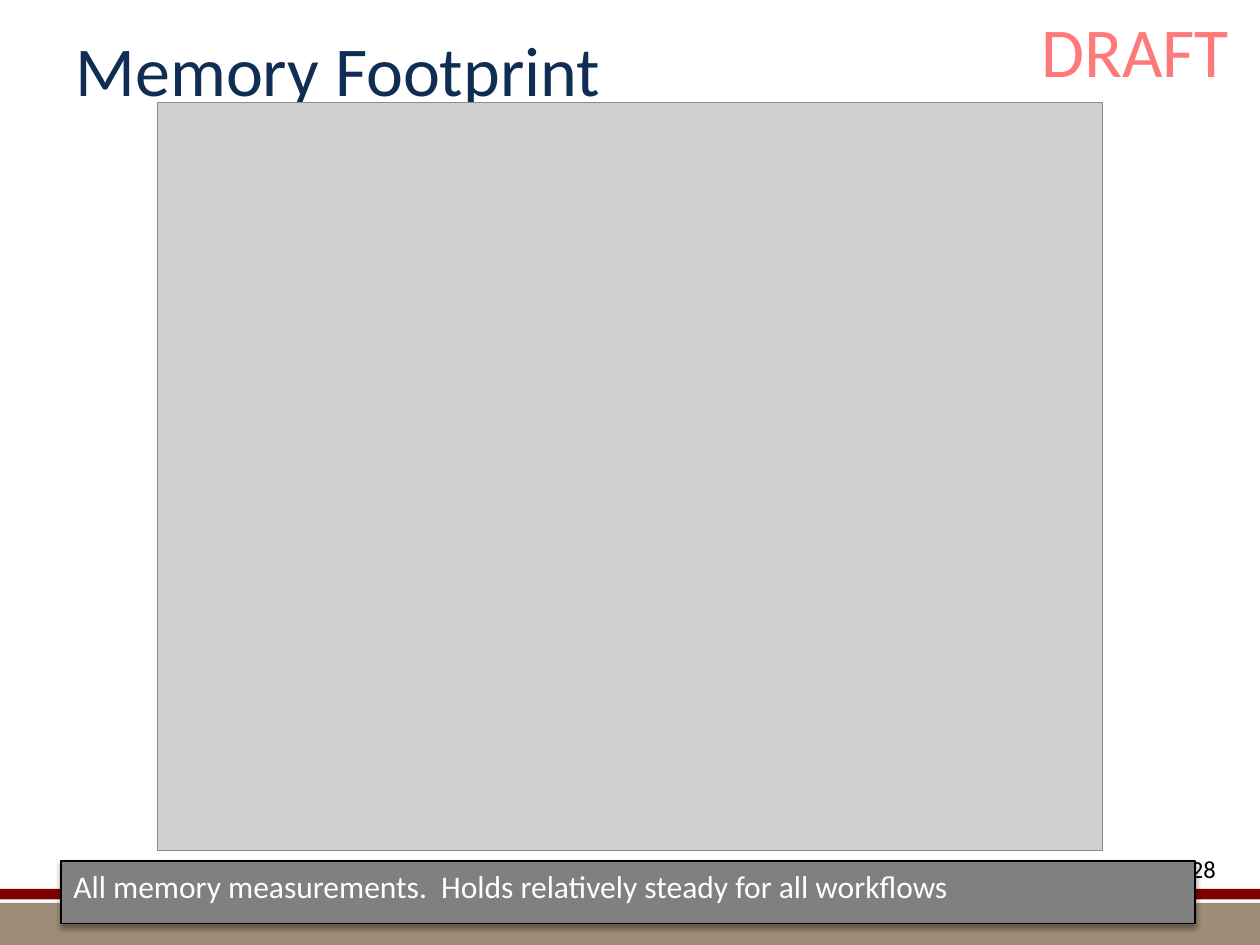
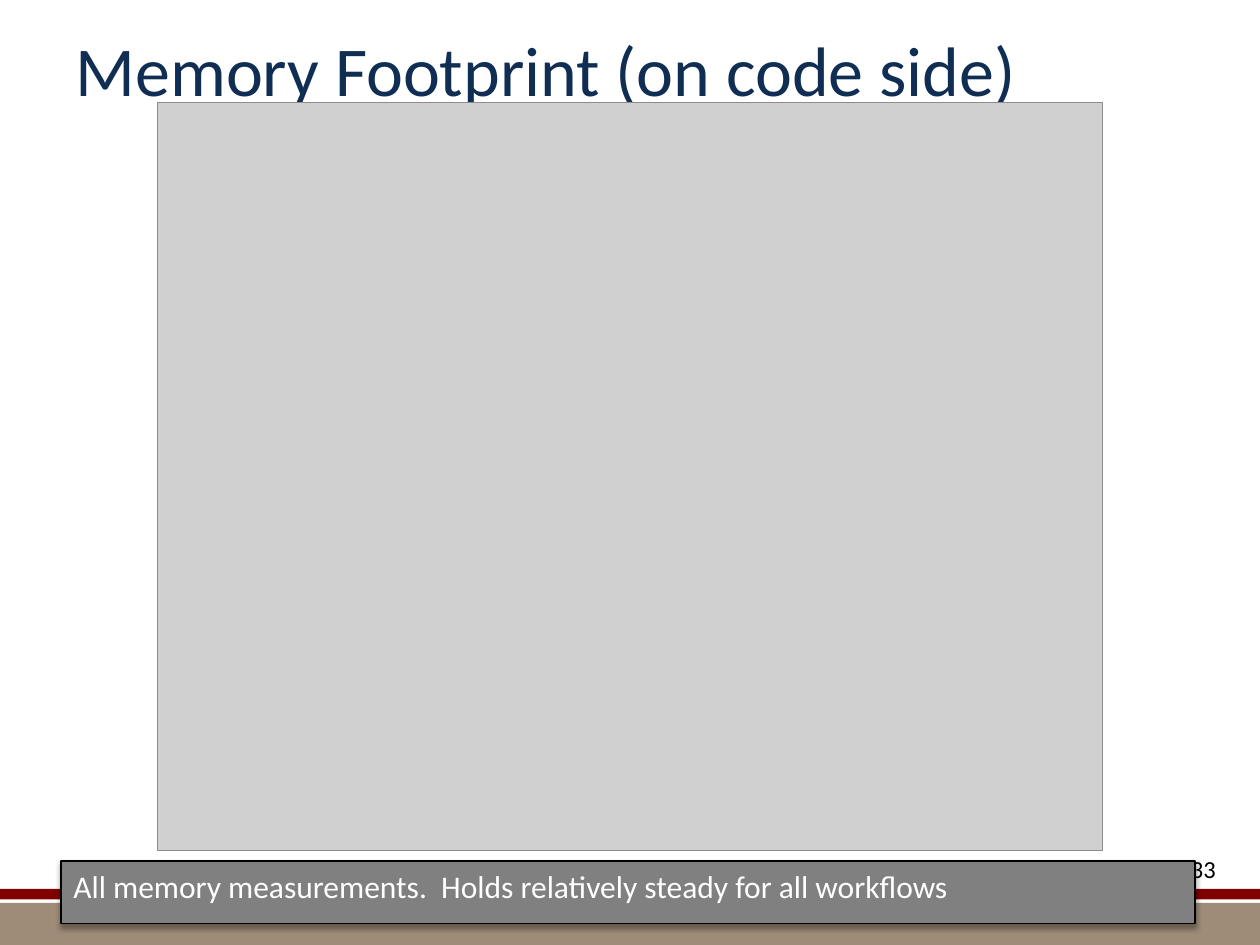
Before and after one commit to kmorel-papers/MilestoneFY13, a slide deck: slide 33 of Summary/SummarySlides.pptx (slide 28 before the commit). Drawn at 1260x945 pixels with LibreOffice and Linux fonts; fonts in the diff are those of the drawing; grey boxes stand for pictures; background and template pictures are left out. Boxes give left, top, right and bottom in pixels: in the first picture for what was removed or moved away, otherwise in the second. Text is boxed around its words. In the diff, an @@ line names an element or a change of style, - is before the commit and + after.

```diff
--- a/Summary/SummarySlides.pptx
+++ b/Summary/SummarySlides.pptx
@@ title at <box>76,45,1015,113</box>: text changed @@
-Memory Footprint
+Memory Footprint (on code side)
@@ text removed at <box>1041,32,1229,77</box> @@
-DRAFT
@@ page number at <box>1191,860,1216,884</box>: text changed @@
-28
+33
```
Also in this commit, not shown: 35 other slides changed, 6 slides added, 2 other files.
